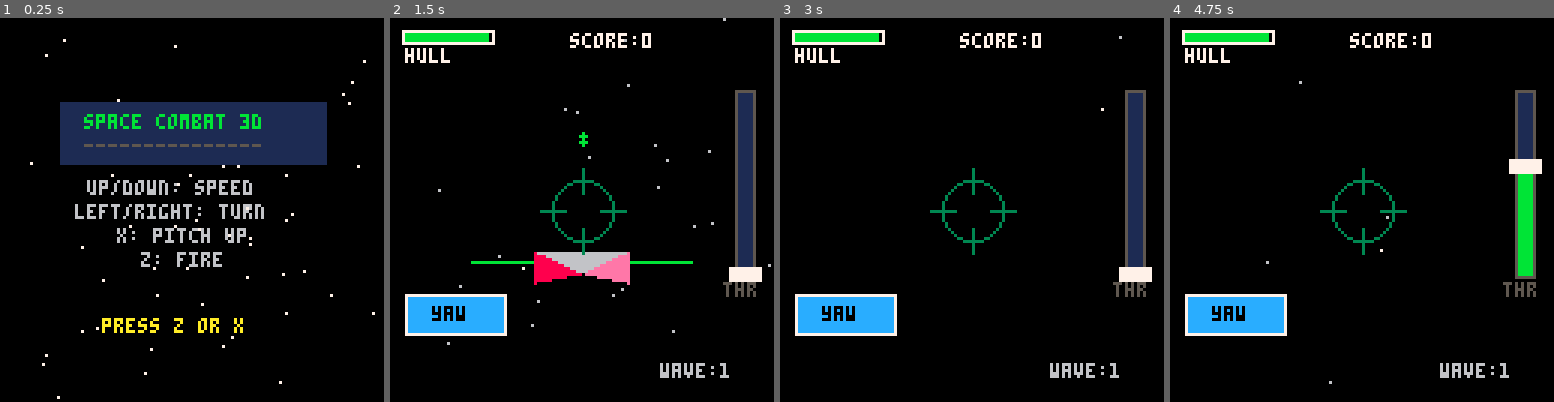
Above: before the commit, frames 1-4 (left to right).
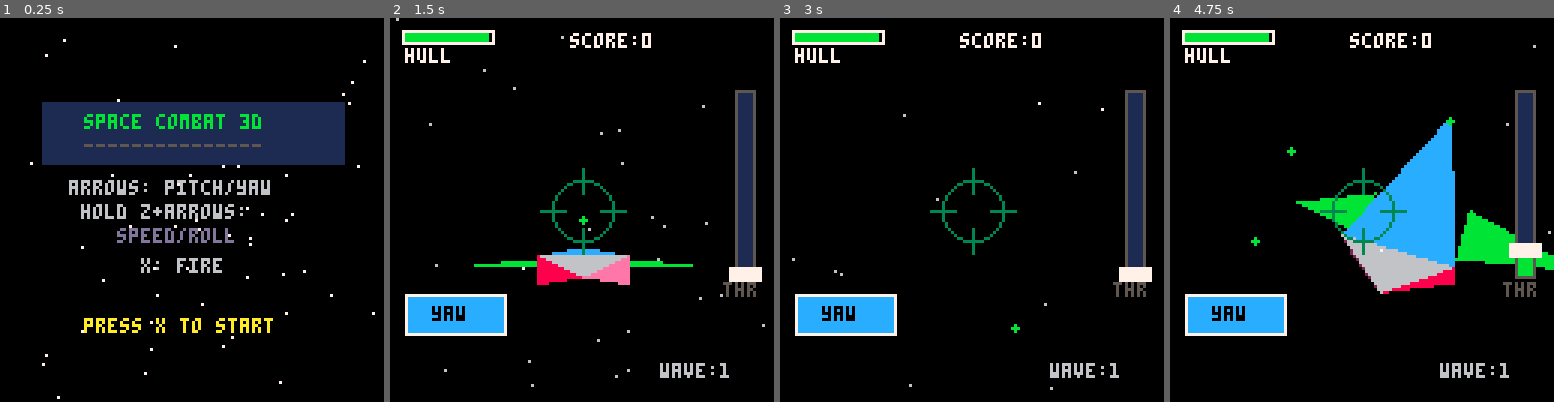
Above: after the commit, the same moments.

Repository: RubenTipparach/Mini-Pico-Games
Game: PICO-8 cartridge pico-8/carts/space_combat_3d.p8
Same seed, same stepped clock (60 frames per second), same inputs: the game is played once before the commit and once after it.
Inputs (mouse positions are in pixels of both pictures, inside the frame that each line leads up to):
- Up to frame 1 (0.25 s): no input
- Up to frame 2 (1.5 s): tap O (Z key) at 0.33, 0.7, 1.43 s; click (459, 121) at 0.67 s; tap X (X key) at 1.07 s; click (520, 267) at 1.22 s
- Up to frame 3 (3 s): click (975, 114) at 1.77 s; hold Left 1.97-2.37 s; tap X (X key) at 2.07, 2.4, 2.73 s; tap O (Z key) at 2.22 s; click (1037, 259) at 2.32 s; hold Down 2.42-2.82 s; click (1102, 106) at 2.87 s; hold Right from 2.87 s (still down)
- Up to frame 4 (4.75 s): tap X (X key) every 0.33 s from 3.07 to 4.73 s; tap O (Z key) at 3.1, 3.98 s; click (1254, 256) at 3.42 s; release Right at 3.53 s; hold Up 3.58-4.08 s; click (1315, 102) at 3.97 s; hold Right 4.13-4.53 s; click (1381, 248) at 4.52 s; hold Down from 4.58 s (still down)

The runs differ from the first frame. In frame 1, 5.6% of the frame differs, in the area x 10-90%, y 21-83%; in frame 2, 1.4%; in frame 3, 0.1%; in frame 4, 12%, in the area x 21-100%, y 7-96%.

Commit message:
Fix controls: B for mode switch, A for shooting
Controls:
- Regular mode (arrows): Up/Down = Pitch, Left/Right = Yaw
- Hold B/Z + arrows: Up/Down = Speed, Left/Right = Roll
- A/X button = Fire weapons

Diff:
--- a/pico-8/carts/space_combat_3d.p8
+++ b/pico-8/carts/space_combat_3d.p8
@@ -137,7 +137,7 @@
  mb=stat(34)>0
 
  if gstate=="title" then
-  if btnp(4) or btnp(5) then
+  if btnp(5) then
    start_game()
   end
  elseif gstate=="play" then
@@ -174,34 +174,33 @@
 function update_play()
  local ts=0.02
 
- -- up/down = speed
- if btn(2) then
-  throttle=min(throttle+0.03,1)
- end
- if btn(3) then
-  throttle=max(throttle-0.03,0)
- end
-
- -- left/right = yaw or roll
- if roll_mode then
+ -- check if holding B (btn 4) for alternate mode
+ local alt_mode=btn(4)
+
+ if alt_mode then
+  -- alternate mode: up/down = speed, left/right = roll
+  if btn(2) then
+   throttle=min(throttle+0.03,1)
+  end
+  if btn(3) then
+   throttle=max(throttle-0.03,0)
+  end
   if btn(0) then prz+=ts end
   if btn(1) then prz-=ts end
  else
+  -- regular mode: up/down = pitch, left/right = yaw
+  if btn(2) then prx-=ts end
+  if btn(3) then prx+=ts end
   if btn(0) then pry+=ts end
   if btn(1) then pry-=ts end
  end
 
- -- x button = pitch up
- if btn(5) then
-  prx-=ts*0.7
- end
-
  -- smooth speed
  pspeed+=(throttle*1.5-pspeed)*0.08
 
- -- fire
+ -- A button (btn 5) = fire
  pfire=max(0,pfire-1)
- if btn(4) and pfire==0 then
+ if btn(5) and pfire==0 then
   fire_bullet(px,py,pz,prx,pry,prz,true)
   pfire=8
   sfx(0)
@@ -436,16 +435,16 @@
   end
  end
 
- rectfill(20,28,108,48,1)
+ rectfill(14,28,114,48,1)
  print("space combat 3d",28,32,11)
  print("---------------",28,40,5)
 
- print("up/down: speed",29,54,6)
- print("left/right: turn",25,62,6)
- print("x: pitch up",39,70,6)
- print("z: fire",47,78,6)
-
- print("press z or x",34,100,10)
+ print("arrows: pitch/yaw",23,54,6)
+ print("hold z+arrows:",27,62,6)
+ print("speed/roll",39,70,13)
+ print("x: fire",47,80,6)
+
+ print("press x to start",28,100,10)
 end
 
 function draw_play()
